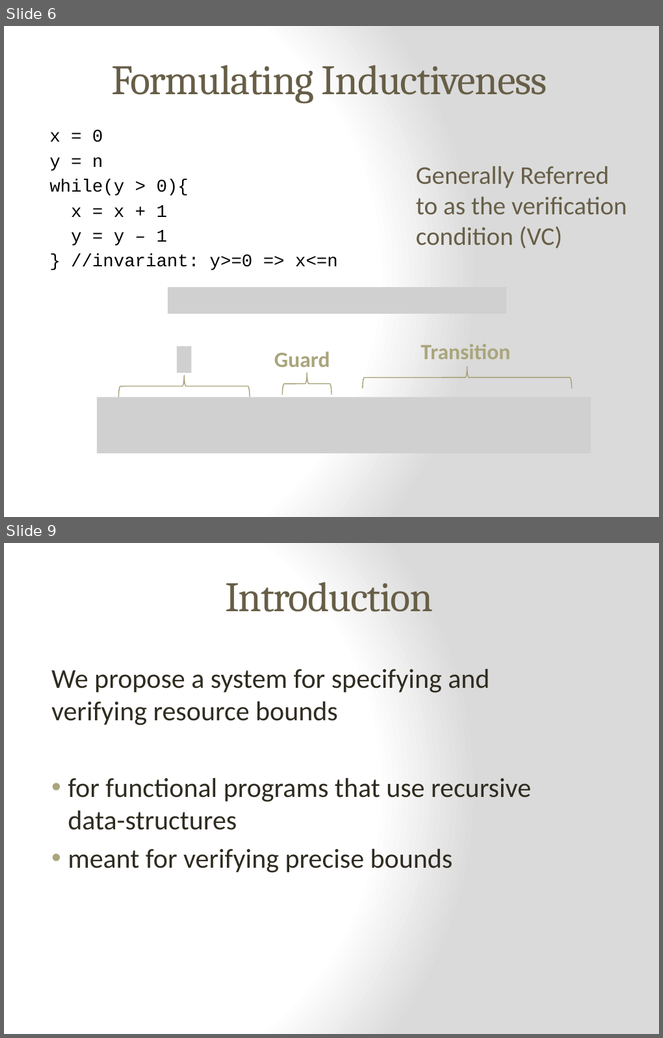
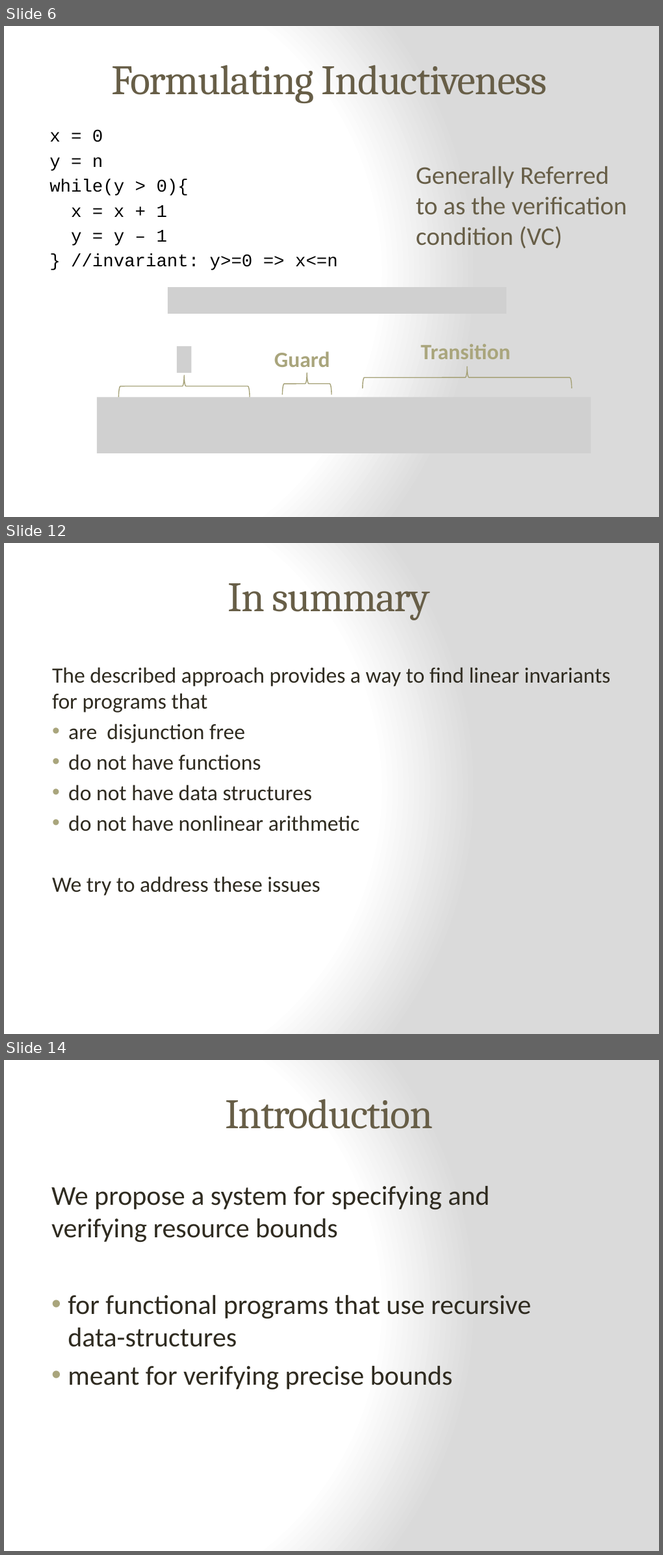
Before and after one commit to epfl-lara/leon, a slide deck: slides/Invariant&BoundInference.pptx. Shown one above the other, each under a label of ours: slides 6 and 9 before the commit, slides 6, 12 and 14 after it; the slides between them are not shown. The pictures are 663x1038 and 663x1555 pixels, drawn with LibreOffice and Linux fonts; fonts in the diff are those of the drawing; grey boxes stand for pictures. Boxes give left, top, right and bottom in pixels: in the first picture for what was removed or moved away, otherwise in the second. Text is boxed around its words. In the diff, an @@ line names an element or a change of style, - is before the commit and + after.

```diff
--- a/slides/Invariant&BoundInference.pptx
+++ b/slides/Invariant&BoundInference.pptx
@@ slide 12 added at <box>4,543,659,1034</box>, background gradient #FFFFFF to #DADADA @@
@@ title added at <box>228,583,430,620</box>, 46 pt, text #675E47 @@
+In summary
@@ text added at <box>52,667,611,896</box>, 24 pt, text #2F2B20 @@
+The described approach provides a way to find linear invariants for programs that
+• are disjunction free
+• do not have functions
+• do not have data structures
+• do not have nonlinear arithmetic
+We try to address these issues
@@ what was slide 9 is now slide 14 @@
```
Also in this commit, not shown: 1 slide changed, 4 other slides added.
